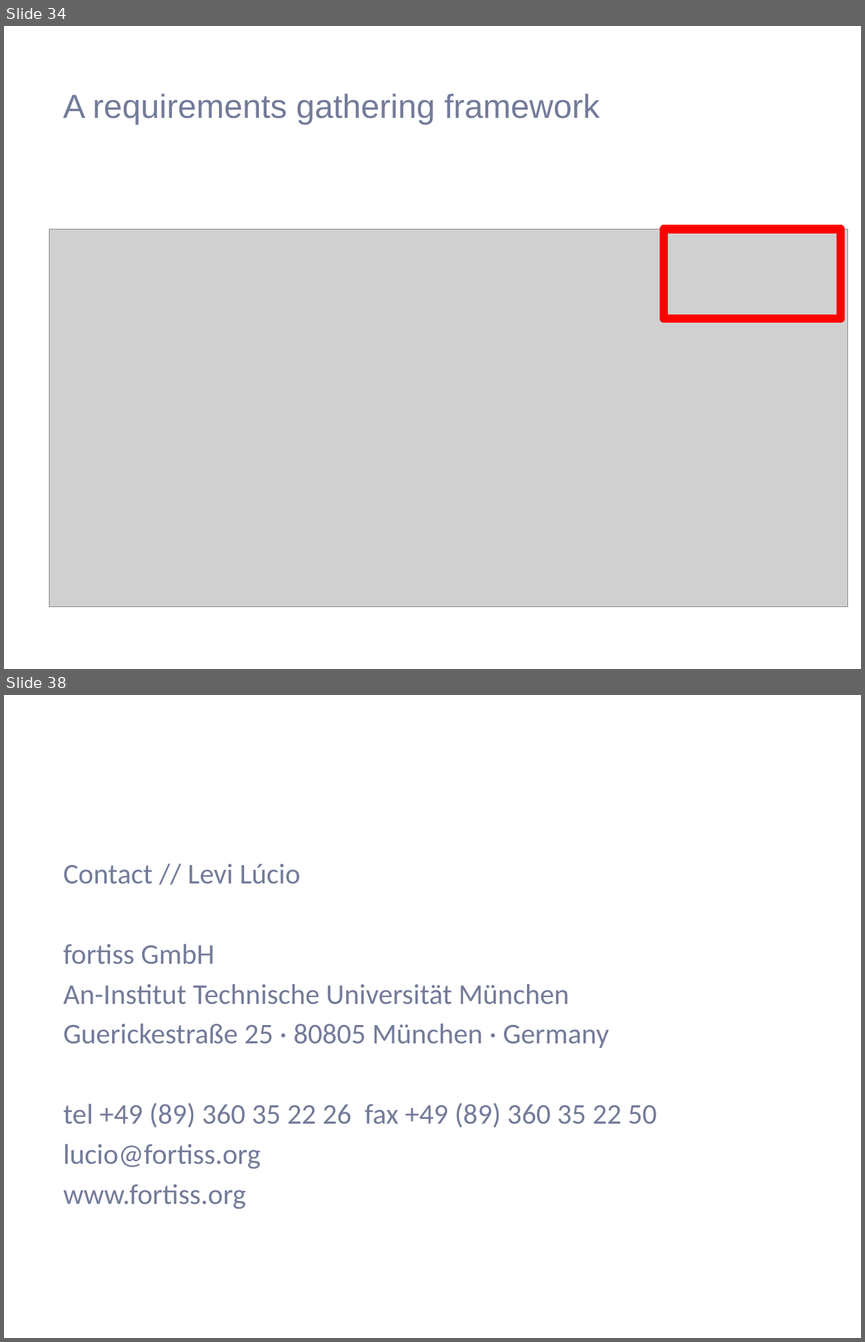
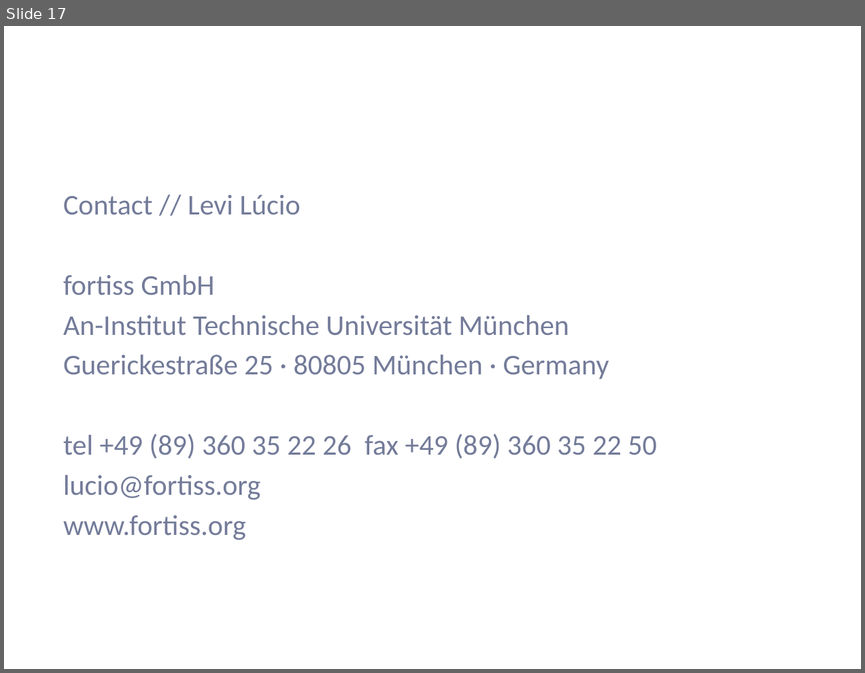
Before and after one commit to saadbinabid1/FlexMDEPaper, a slide deck: presentation/FlexMDE.pptx. Shown one above the other, each under a label of ours: slides 34 and 38 before the commit, slide 17 after it; the slides between them are not shown. The pictures are 865x1342 and 865x673 pixels, drawn with LibreOffice and Linux fonts; fonts in the diff are those of the drawing; grey boxes stand for pictures; background and template pictures are left out. Boxes give left, top, right and bottom in pixels: in the first picture for what was removed or moved away, otherwise in the second. Text is boxed around its words. In the diff, an @@ line names an element or a change of style, - is before the commit and + after.

```diff
--- a/presentation/FlexMDE.pptx
+++ b/presentation/FlexMDE.pptx
@@ slide 34 removed at [4,26,861,669], background #FFFFFF @@
@@ title removed at [63,93,599,125] @@
-A requirements gathering framework
@@ picture removed at [50,229,848,606] @@
@@ rectangle removed at [664,229,840,319] @@
@@ what was slide 38 is now slide 17 @@
```
Also in this commit, not shown: 5 slides changed, 8 slides added, 28 other slides removed, 4 other files.
